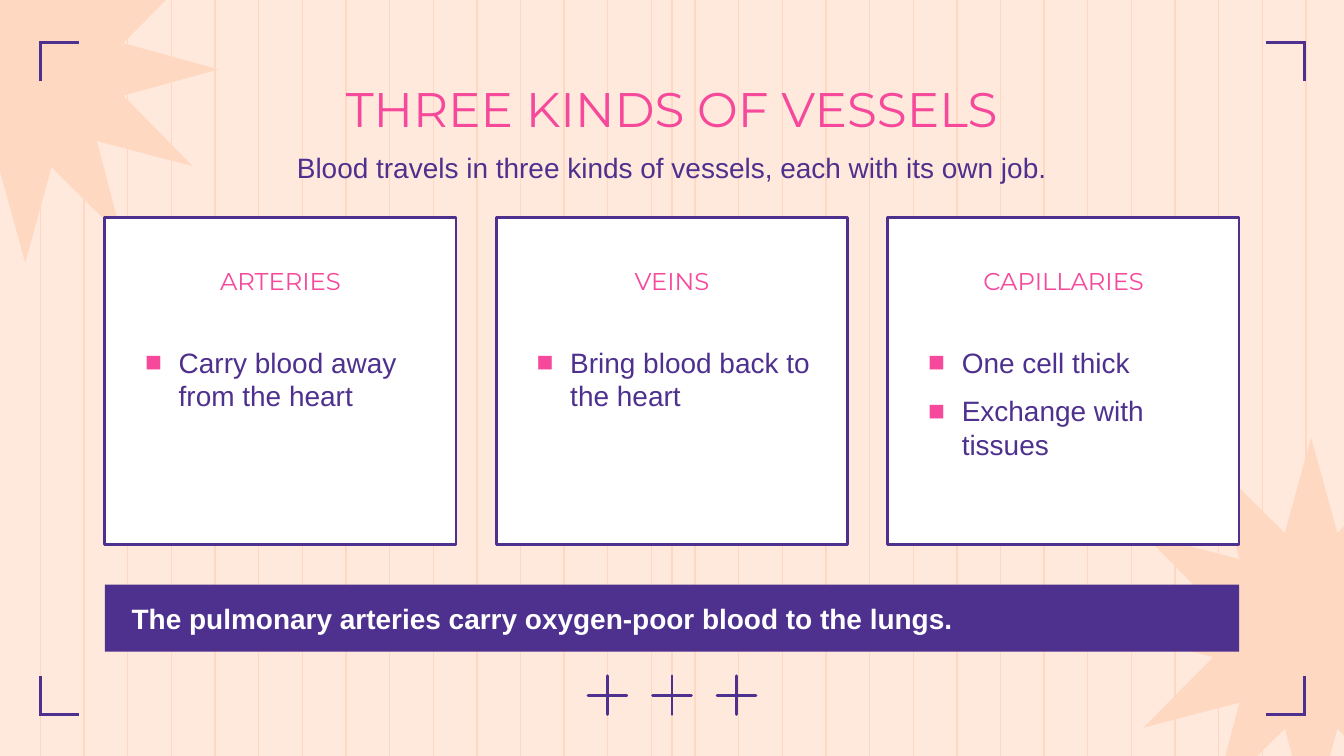
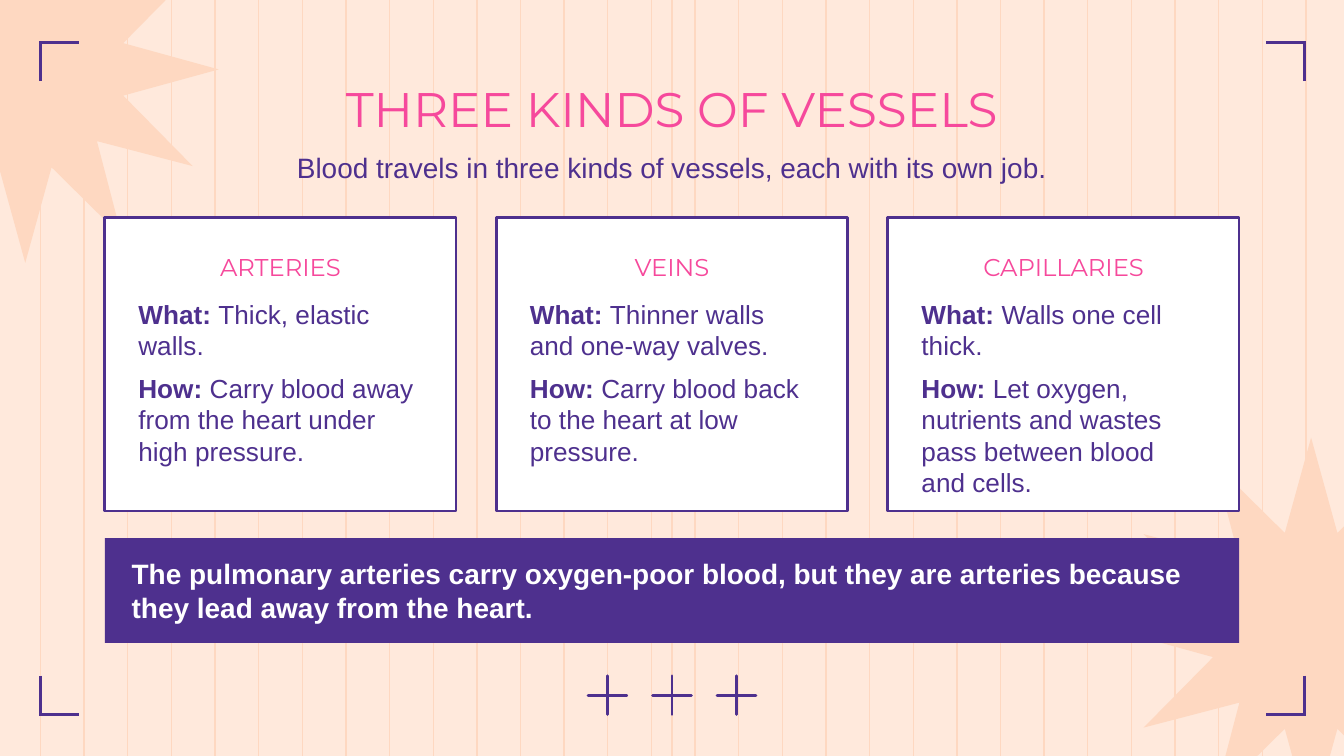
Before and after one commit to Ezkiel2004/Anthropotomy, a slide deck: slide 11 of docs/body-systems/circulatory-system.pptx (slide 10 before the commit). Drawn at 1344x756 pixels with LibreOffice and Linux fonts; fonts in the diff are those of the drawing. Boxes give left, top, right and bottom in pixels: in the first picture for what was removed or moved away, otherwise in the second. Text is boxed around its words. In the diff, an @@ line names an element or a change of style, - is before the commit and + after.

```diff
--- a/docs/body-systems/circulatory-system.pptx
+++ b/docs/body-systems/circulatory-system.pptx
@@ rectangle: place and size @@
-rectangle at [105,218,456,544]
+rectangle at [105,218,456,511]
@@ text "ARTERIES": place and size @@
-text "ARTERIES" at [220,273,341,290]
+text "ARTERIES" at [220,259,341,276]
@@ rectangle: place and size @@
-rectangle at [496,218,847,544]
+rectangle at [496,218,847,511]
@@ text "VEINS": place and size @@
-text "VEINS" at [635,273,710,290]
+text "VEINS" at [635,259,710,276]
@@ rectangle: place and size @@
-rectangle at [888,218,1239,544]
+rectangle at [888,218,1239,511]
@@ text "CAPILLARIES": place and size @@
-text "CAPILLARIES" at [983,273,1144,290]
+text "CAPILLARIES" at [983,259,1144,276]
@@ text at [138,305,413,467]: text changed; size 15 to 14 pt @@
-■ Carry blood away from the heart
+What: Thick, elastic walls.
+How: Carry blood away from the heart under high pressure.
@@ text at [530,305,799,467]: text changed; size 15 to 14 pt @@
-■ Bring blood back to the heart
+What: Thinner walls and one-way valves.
+How: Carry blood back to the heart at low pressure.
@@ text at [921,305,1162,493]: text changed; size 15 to 14 pt @@
-■ One cell thick
-■ Exchange with tissues
+What: Walls one cell thick.
+How: Let oxygen, nutrients and wastes pass between blood and cells.
@@ rectangle "The pulmonary arteries carry oxygen-poor ...": place and size @@
-rectangle "The pulmonary arteries carry oxygen-poor ..." at [105,585,1239,652]
+rectangle "The pulmonary arteries carry oxygen-poor ..." at [105,538,1239,642]
@@ text in rectangle at [132,563,1181,623]: text changed @@
-The pulmonary arteries carry oxygen-poor blood to the lungs.
+The pulmonary arteries carry oxygen-poor blood, but they are arteries because they lead away from the heart.
```
Also in this commit, not shown: 4 other slides changed, 1 slide added, 9 other files.
